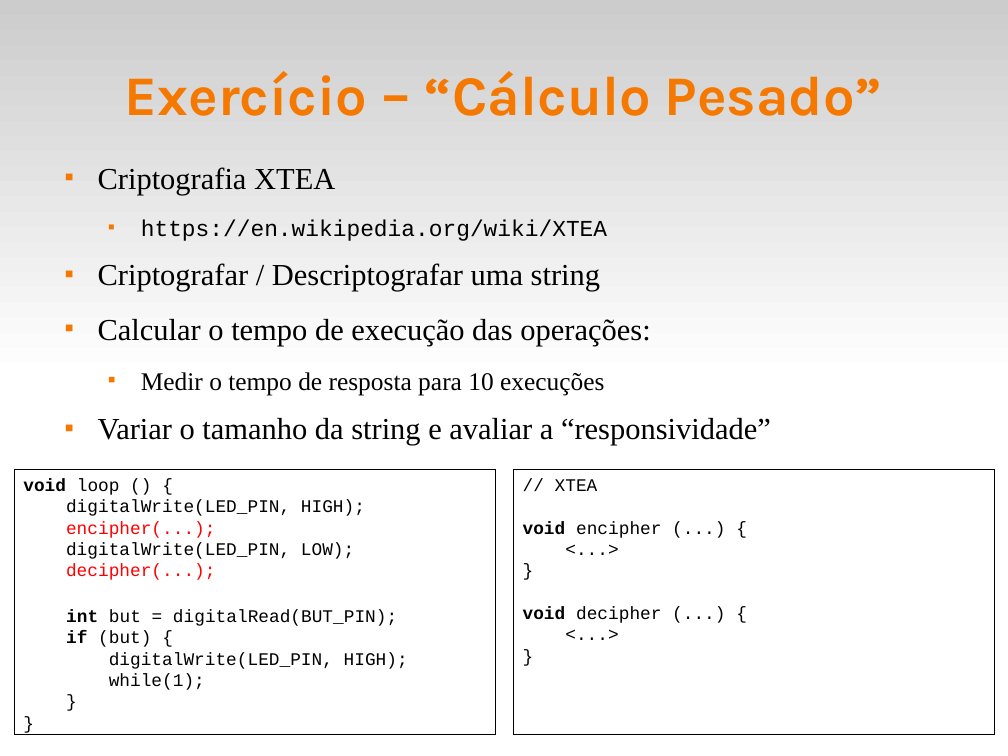
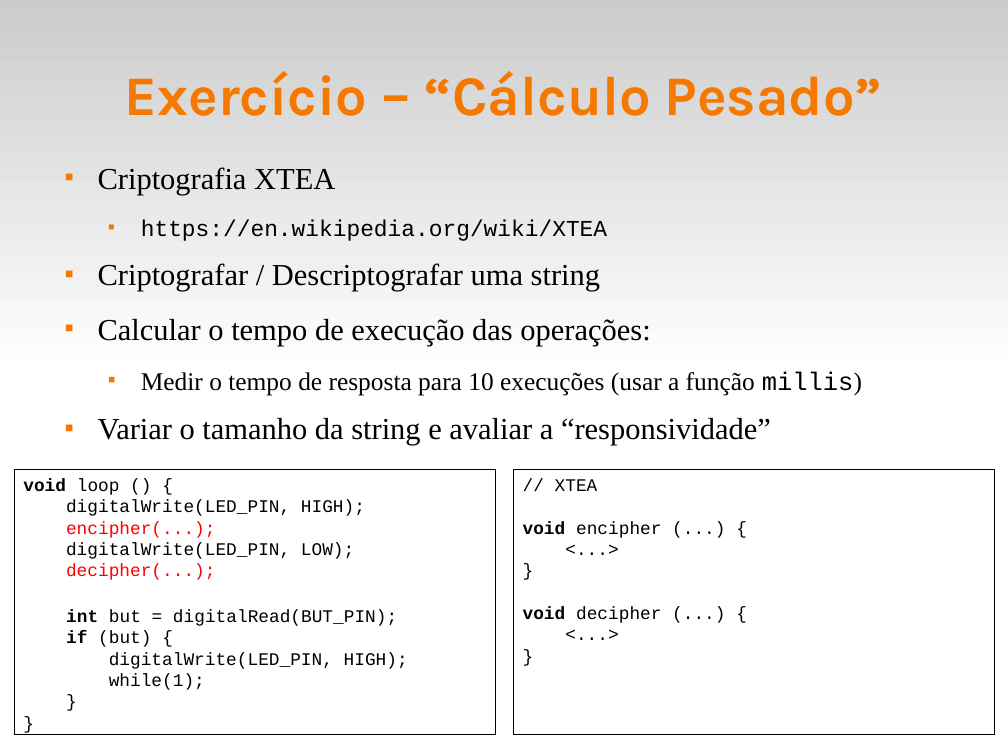
Before and after one commit to fsantanna-uerj/reativos, a slide deck: slide 28 of slides/03_modelos.odp. Drawn at 1008x756 pixels with LibreOffice and Linux fonts; fonts in the diff are those of the drawing. Boxes give left, top, right and bottom in pixels: in the first picture for what was removed or moved away, otherwise in the second. Text is boxed around its words. In the diff, an @@ line names an element or a change of style, - is before the commit and + after.

```diff
--- a/slides/03_modelos.odp
+++ b/slides/03_modelos.odp
@@ text at [141,371,862,395]: text changed @@
-  ■ Medir o tempo de resposta para 10 execuções
+  ■ Medir o tempo de resposta para 10 execuções (usar a função millis)
```
Also in this commit, not shown: 2 other slides changed, 1 other file.
